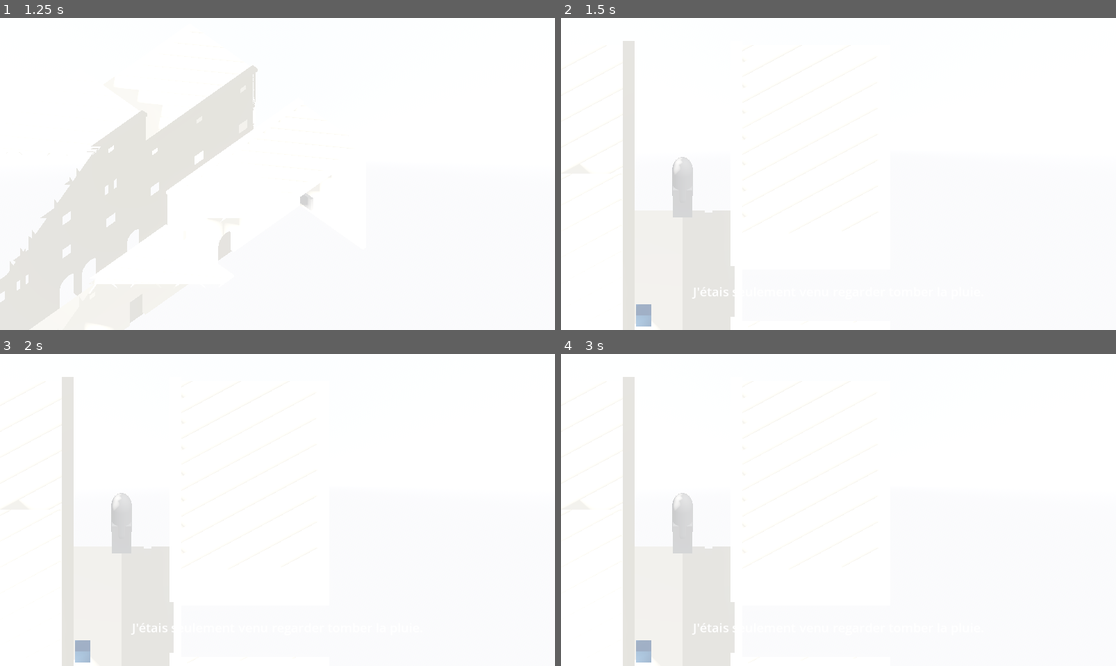
Above: before the commit, frames 1-4 (two rows, left to right).
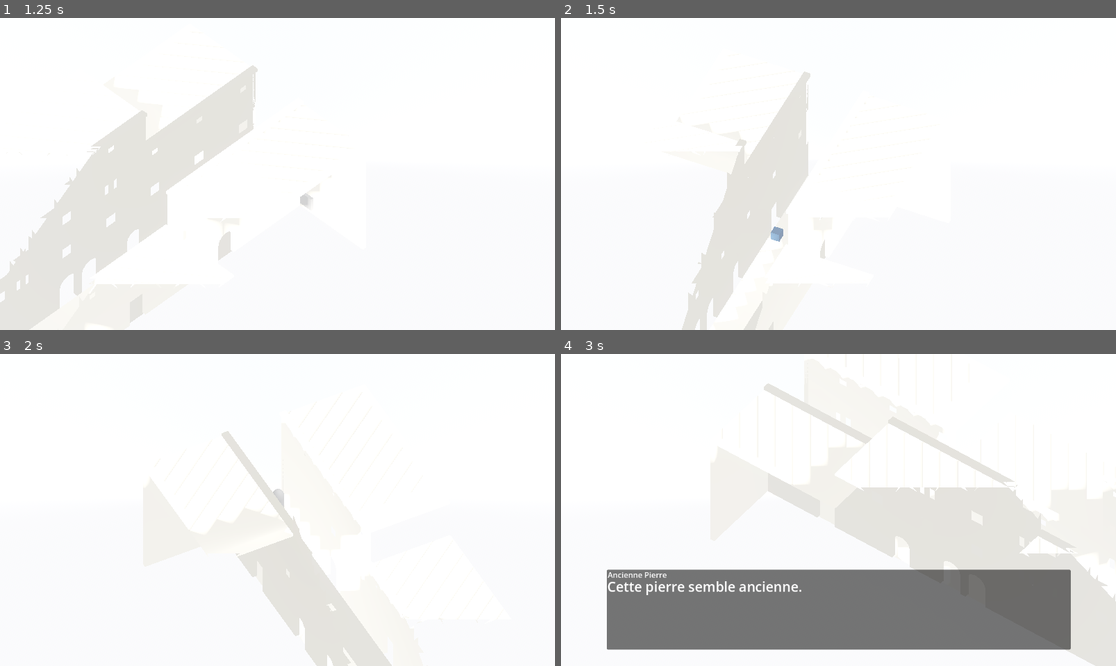
Above: after the commit, the same moments.

Repository: sillpct/lagoutte
Game: Godot game, scene res://scenes/main/main.tscn
Same seed, same stepped clock (60 frames per second), same inputs: the game is played once before the commit and once after it.
Inputs (mouse positions are in pixels of both pictures, inside the frame that each line leads up to):
- Up to frame 1 (1.25 s): click "Nouvelle Partie" at 0.5 s
- Up to frame 2 (1.5 s): tap Enter (ui_accept) at 1.25 s; move the mouse to (960, 158) at 1.27 s; hold Right (ui_right) from 1.28 s (still down); hold V (start_test_sequence) from 1.28 s (still down); click (960, 158) at 1.42 s
- Up to frame 3 (2 s): keep holding Right (ui_right); keep holding V (start_test_sequence); tap Enter (ui_accept) at 1.52 s
- Up to frame 4 (3 s): move the mouse to (727, 525) at 2.02 s; release Right (ui_right) at 2.03 s; release V (start_test_sequence) at 2.03 s; hold Down (ui_down) 2.03-2.78 s; tap T (end_turn) at 2.1 s; tap Enter (ui_accept) at 2.27 s; tap V (start_test_sequence) at 2.3 s; move the mouse to (894, 441) at 2.77 s; hold Right (ui_right) from 2.78 s (still down); hold E (interact) from 2.78 s (still down)

Frame 1 is identical in both runs. In frame 2, 9.4% of the frame differs, in the area x 11-48%, y 7-100%; in frame 3, 11%; in frame 4, 37%, in the area x 8-100%, y 7-100%.

Commit message:
Update scripted_sequence_manager.gd

Diff:
--- a/scenes/sequences/scripted_sequence_manager.gd
+++ b/scenes/sequences/scripted_sequence_manager.gd
@@ -7,10 +7,9 @@
 @export var unit_path_mover: UnitPathMover
 @export var camera_pivot: Node
 @export var afflux_sequence: Node
-@export var test_sequence_duration := 2.0
-@export var test_camera_position := Vector3(6.0, 8.0, 6.0)
-@export var test_camera_rotation_y := 0.0
-@export var test_camera_zoom_size := 12.0
+@export var afflux_camera_position := Vector3(6.0, 8.0, 6.0)
+@export var afflux_camera_rotation_y := 0.0
+@export var afflux_camera_zoom_size := 12.0
 
 var _sequence_active := false
 var _sequence_id := 0
@@ -44,27 +43,32 @@
 	sequence_finished.emit()
 
 func _unhandled_input(event: InputEvent) -> void:
-	if event.is_action_pressed("start_test_sequence"):
-		start_test_sequence()
-		get_viewport().set_input_as_handled()
-		return
-
 	if _sequence_active and event.is_action_pressed("ui_cancel"):
 		finish_sequence()
 		get_viewport().set_input_as_handled()
 		return
 
-func start_test_sequence() -> void:
+func start_named_sequence(sequence_name: StringName) -> bool:
+	match sequence_name:
+		&"afflux_window":
+			return start_afflux_sequence()
+		_:
+			push_warning("Séquence inconnue : %s" % sequence_name)
+			return false
+
+func start_afflux_sequence() -> bool:
 	if not start_sequence():
-		return
+		return false
 
 	if camera_pivot != null and camera_pivot.has_method("set_scripted_view"):
-		camera_pivot.set_scripted_view(test_camera_position, test_camera_rotation_y, test_camera_zoom_size)
+		camera_pivot.set_scripted_view(afflux_camera_position, afflux_camera_rotation_y, afflux_camera_zoom_size)
 
 	var started_sequence_id := _sequence_id
+	call_deferred("_run_afflux_sequence", started_sequence_id)
+	return true
+
+func _run_afflux_sequence(started_sequence_id: int) -> void:
 	if afflux_sequence != null and afflux_sequence.has_method("play"):
 		await afflux_sequence.call("play", self)
-	else:
-		await get_tree().create_timer(test_sequence_duration).timeout
 	if _sequence_active and _sequence_id == started_sequence_id:
 		finish_sequence()
